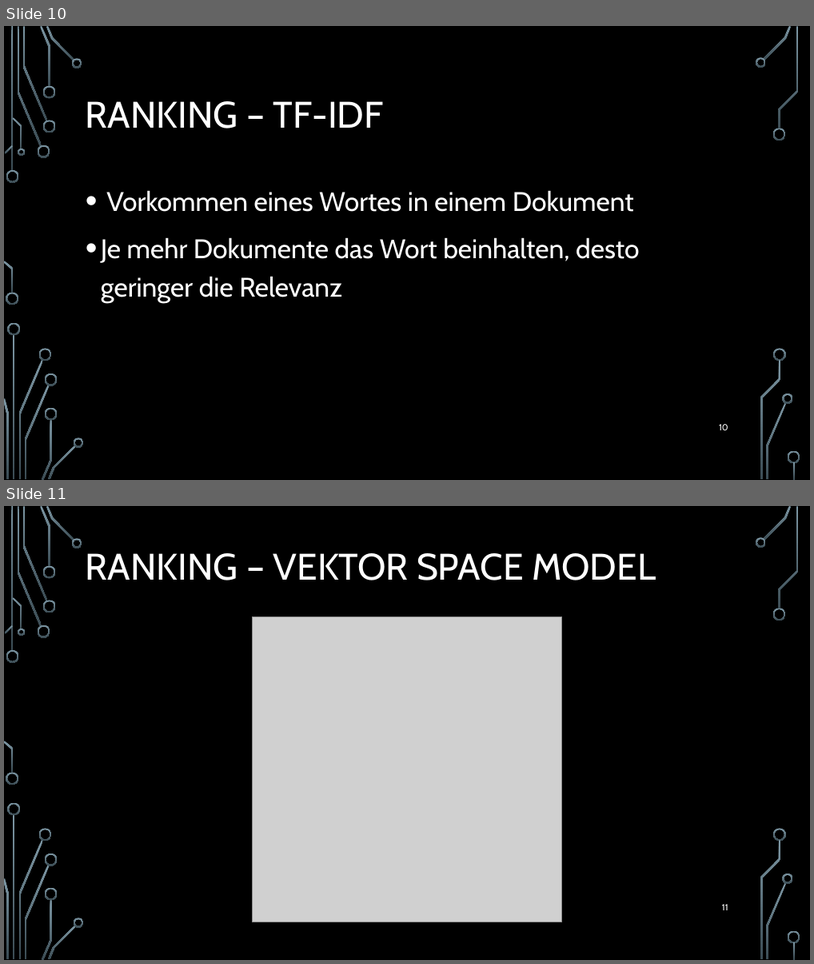
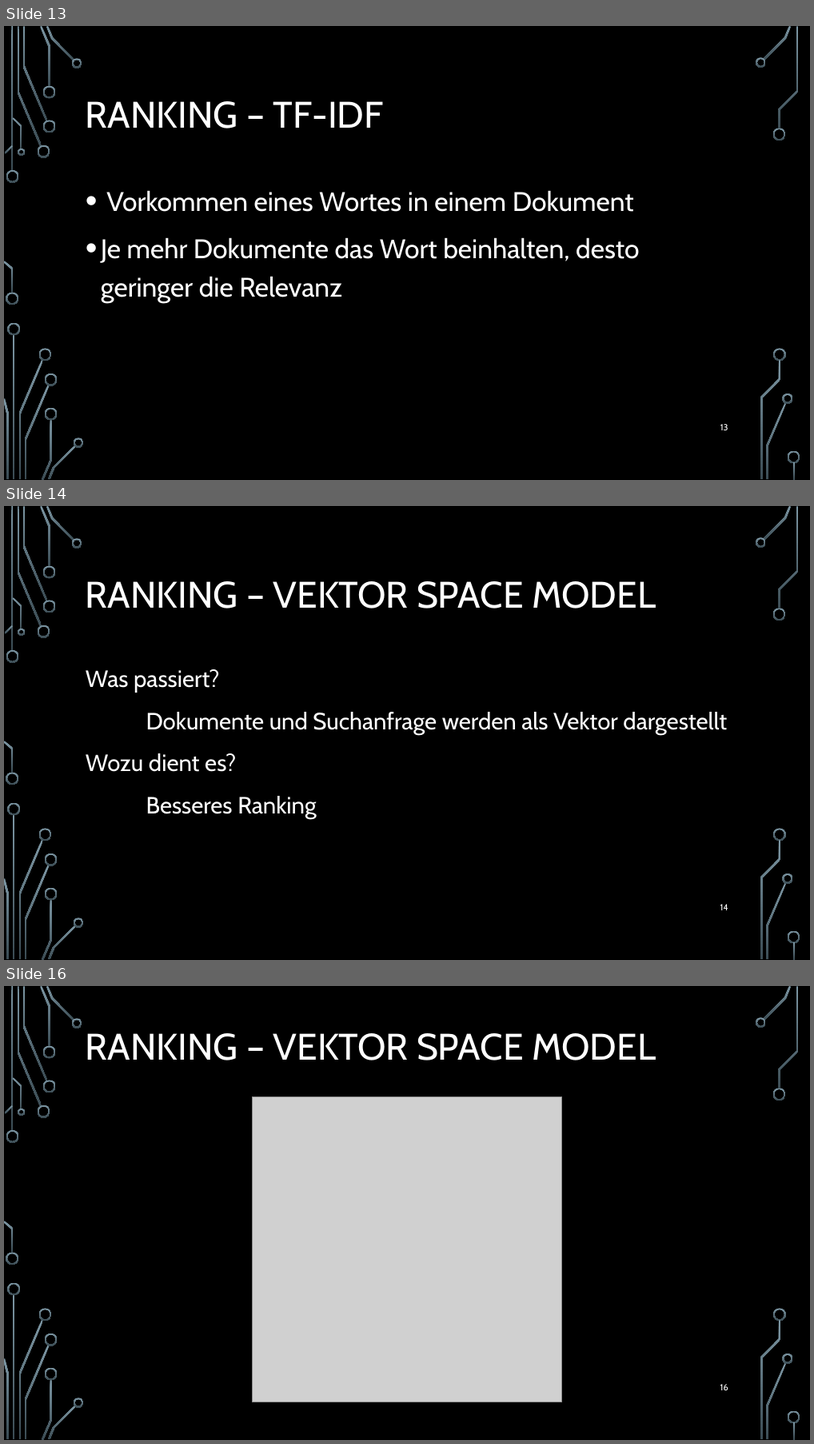
Before and after one commit to TPrime001/Grundgesetz, a slide deck: pres/Information Retrieval.pptx. Shown one above the other, each under a label of ours: slides 10 and 11 before the commit, slides 13, 14 and 16 after it; the slides between them are not shown. The pictures are 814x964 and 814x1444 pixels, drawn with LibreOffice and Linux fonts; fonts in the diff are those of the drawing; grey boxes stand for pictures; background and template pictures are left out. Boxes give left, top, right and bottom in pixels: in the first picture for what was removed or moved away, otherwise in the second. Text is boxed around its words. In the diff, an @@ line names an element or a change of style, - is before the commit and + after.

```diff
--- a/pres/Information Retrieval.pptx
+++ b/pres/Information Retrieval.pptx
@@ slide 14 added at [4, 506, 810, 960], background picture (left out); not listed: 36 template elements that a slide beside it also shows @@
@@ title added at [86, 581, 656, 608], 44 pt, text #FFFFFF @@
+RANKING – VEKTOR SPACE MODEL
@@ text added at [86, 669, 727, 819], 28 pt, text #FFFFFF @@
+Was passiert?
+Dokumente und Suchanfrage werden als Vektor dargestellt
+Wozu dient es?
+Besseres Ranking
@@ page number added at [721, 904, 729, 910], 10.5 pt, text #FFFFFF @@
+14
@@ what was slide 10 is now slide 13 @@
@@ page number at [721, 424, 729, 430]: text changed @@
-10
+13
@@ what was slide 11 is now slide 16 @@
@@ page number at [721, 1384, 729, 1390]: text changed @@
-11
+16
```
Also in this commit, not shown: 6 slides changed, 6 other slides added, 2 slides removed, 1 other file.
